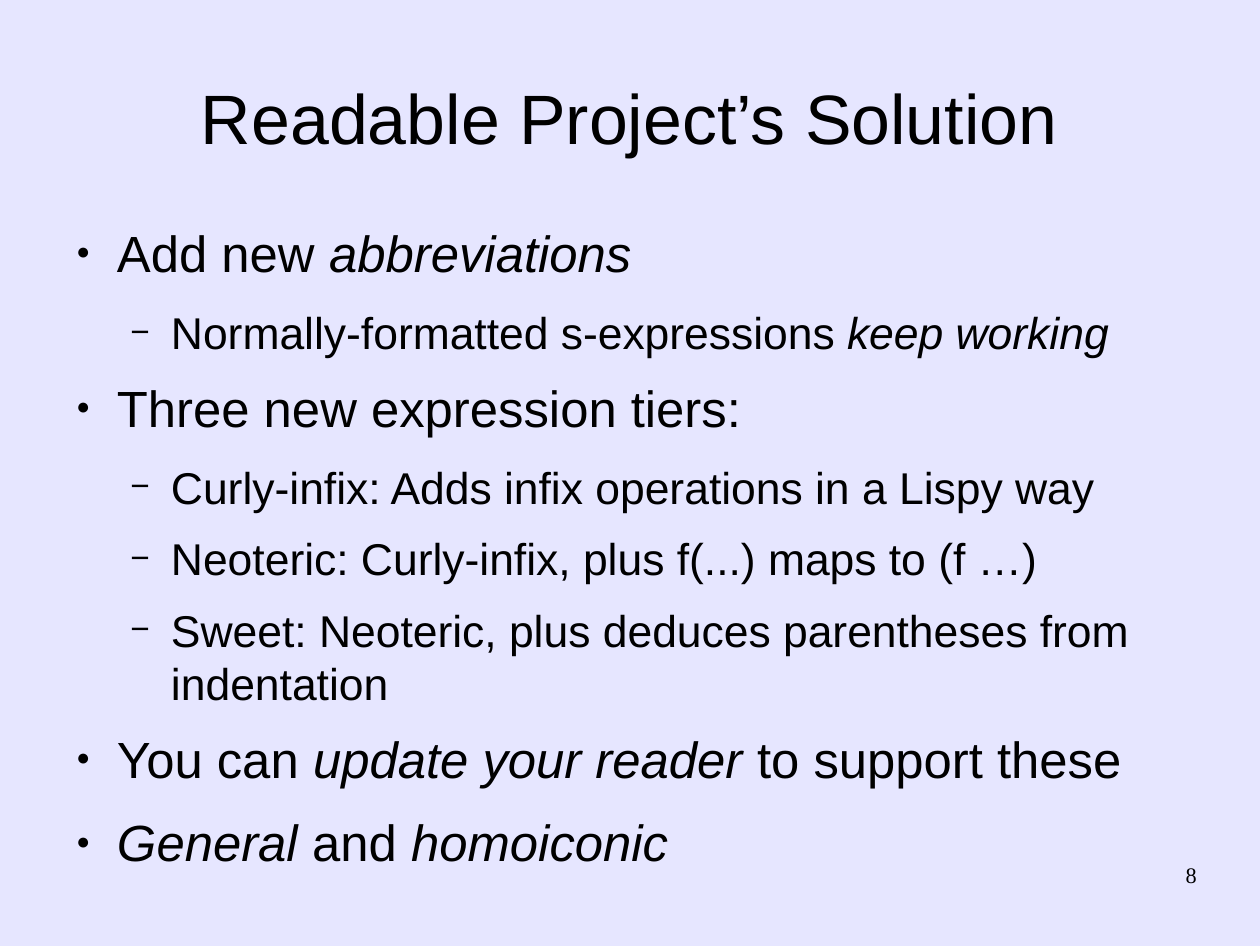
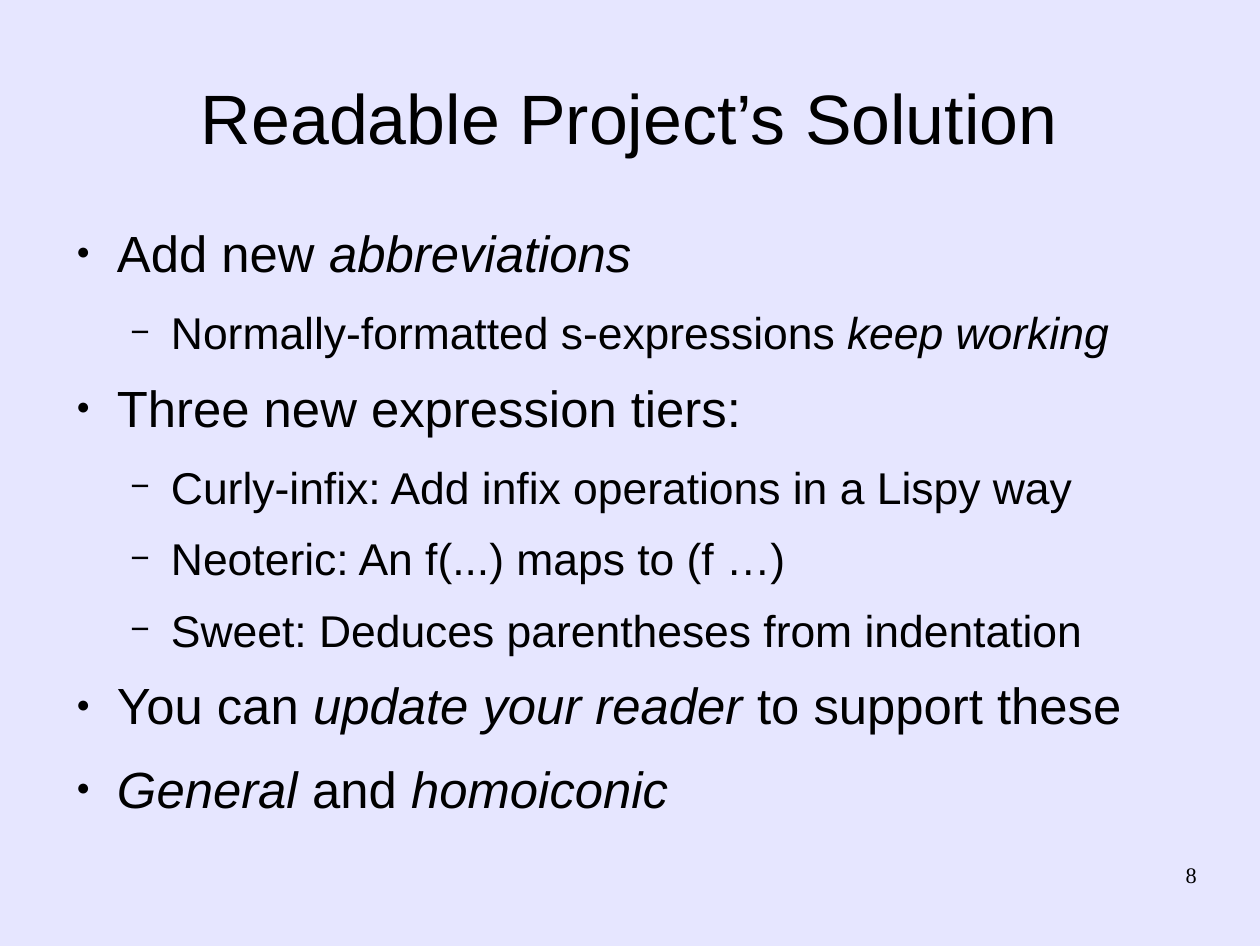
Before and after one commit to martin12333/Readable-Lisp-S-expressions, a slide deck: slide 8 of readable-s-expressions.odp. Drawn at 1260x946 pixels with LibreOffice and Linux fonts; fonts in the diff are those of the drawing. Boxes give left, top, right and bottom in pixels: in the first picture for what was removed or moved away, otherwise in the second. Text is boxed around its words. In the diff, an @@ line names an element or a change of style, - is before the commit and + after.

```diff
--- a/readable-s-expressions.odp
+++ b/readable-s-expressions.odp
@@ text at <box>171,471,1082,656</box>: text changed @@
-  − Curly-infix: Adds infix operations in a Lispy way
-  − Neoteric: Curly-infix, plus f(...) maps to (f …)
-  − Sweet: Neoteric, plus deduces parentheses from indentation
+  − Curly-infix: Add infix operations in a Lispy way
+  − Neoteric: An f(...) maps to (f …)
+  − Sweet: Deduces parentheses from indentation
```
Also in this commit, not shown: 4 other slides changed.
